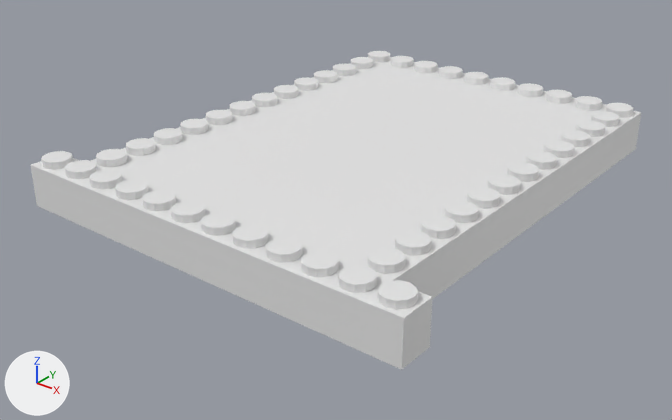
What one commit did to the FBX model Assets/05_Models/Props/Lego_12x14.fbx.
The view is the same before and after, from a 50 mm lens placed at (1.81, -15.78, 0.67), pointed at (-1.17, -12.07, -1.63). Arrows for +X, +Y and +Z are at lower left; the lights stay in place.

The scene before the commit, as lines of its bpy script (objects in view):
```python
me_cube_001 = bpy.data.meshes.new('Cube.001')
me_cube_001.from_pydata(...)  # 1136 vertices, 626 faces; spans x -1.2..1.2, y -1.59..1.21, z -0.14..0.14
# before: 0 (1.15, -1.57, -0.14), 1 (1.2, -1.59, 0.1) at pixel (403, 318), 2 (-1.15, -1.57, -0.14), 3 (-1.2, -1.59, 0.1) at pixel (30, 164), 4 (1.2, -1.59, -0.14) at pixel (401, 369)
# before: 5 (-1.2, -1.59, -0.14) at pixel (36, 205), 6 (1.15, -1.57, -0.1), 7 (-1.15, -1.57, -0.1), 920 (1.2, -1.39, -0.14) at pixel (429, 347), 921 (1.2, -1.39, 0.1) at pixel (432, 296)
# before: 922 (-1.2, -1.39, -0.14), 923 (-1.2, -1.39, 0.1), 924 (1.15, -1.42, -0.14), 925 (-1.15, -1.42, -0.14), 926 (1.15, -1.42, -0.1)
# before: 927 (-1.15, -1.42, -0.1), 1120 (0.95, -1.42, -0.14), 1122 (0.95, -1.42, -0.1), 1126 (-0.95, -1.42, -0.14), 1127 (-0.95, -1.42, -0.1)
# before: 1128 (1.0, -1.39, -0.14), 1131 (1.0, -1.39, 0.1) at pixel (391, 281), 1132 (-1.0, -1.39, 0.1), 1135 (-1.0, -1.39, -0.14)
ob_lego_12x14 = bpy.data.objects.new('Lego_12x14', me_cube_001)
ob_lego_12x14.location = (-1.092, -11.651, -1.359)
```
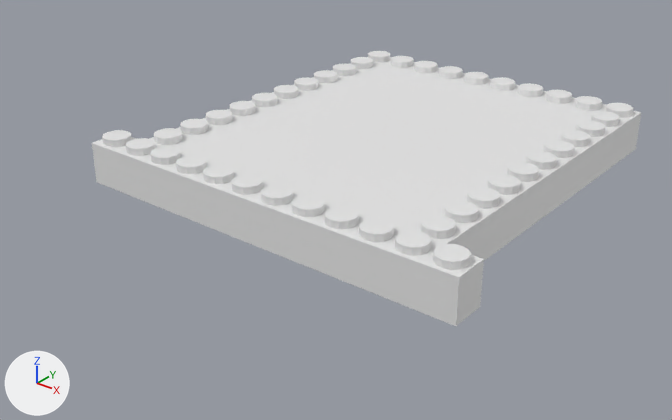
Edits to the bpy script that builds the scene:
```text
Change me_cube_001:
    where me_cube_001.from_pydata(...)  # 1136 vertices, 626 faces; spans x -1.2..1.2, y -1.59..1.21, z -0.14..0.14
    used by ob_lego_12x14; location = (-1.092, -11.651, -1.359)
    verts and faces of me_cube_001; kept vertices keep their numbers, new ones are numbered from 1136
    me_cube_001 part 1: the loose piece of 24 vertices spanning x -0.98..-0.82, y -1.37..-1.21, z 0.1..0.14 is moved by (-0.2, 0.2, 0.0)
    me_cube_001 part 2: the loose piece of 24 vertices spanning x 0.82..0.98, y -1.37..-1.21, z 0.1..0.14 is moved by (0.2, 0.2, 0.0)
    me_cube_001 part 3: the loose piece of 24 vertices spanning x 0.62..0.78, y -1.57..-1.41, z 0.1..0.14 is moved by (0.0, 0.4, 0.0)
    me_cube_001 part 4: the loose piece of 24 vertices spanning x 0.42..0.58, y -1.57..-1.41, z 0.1..0.14 is moved by (0.0, 0.4, 0.0)
    me_cube_001 part 5: the loose piece of 24 vertices spanning x 0.22..0.38, y -1.57..-1.41, z 0.1..0.14 is moved by (0.0, 0.4, 0.0)
    me_cube_001 part 6: the loose piece of 24 vertices spanning x 0.02..0.18, y -1.57..-1.41, z 0.1..0.14 is moved by (0.0, 0.4, 0.0)
    me_cube_001 part 7: the loose piece of 24 vertices spanning x -0.18..-0.02, y -1.57..-1.41, z 0.1..0.14 is moved by (0.0, 0.4, 0.0)
    me_cube_001 part 8: the loose piece of 24 vertices spanning x -0.38..-0.22, y -1.57..-1.41, z 0.1..0.14 is moved by (0.0, 0.4, 0.0)
    me_cube_001 part 9: the loose piece of 24 vertices spanning x -0.58..-0.42, y -1.57..-1.41, z 0.1..0.14 is moved by (0.0, 0.4, 0.0)
    me_cube_001 part 10: the loose piece of 24 vertices spanning x -0.78..-0.62, y -1.57..-1.41, z 0.1..0.14 is moved by (0.0, 0.4, 0.0)
    me_cube_001 part 11: the loose piece of 24 vertices spanning x -1.18..-1.02, y -1.57..-1.41, z 0.1..0.14 is deleted
    me_cube_001 part 12: the loose piece of 24 vertices spanning x 1.02..1.18, y -1.57..-1.41, z 0.1..0.14 is deleted
    me_cube_001 part 13: the loose piece of 24 vertices spanning x 0.82..0.98, y -1.57..-1.41, z 0.1..0.14 is deleted
    me_cube_001 part 14: the loose piece of 24 vertices spanning x -0.98..-0.82, y -1.57..-1.41, z 0.1..0.14 is deleted
    me_cube_001 part 15
    add for i in [*range(0, 8), *range(920, 928), 1120, 1122, 1126, 1127, 1128, 1131, 1132, 1135]: verts[i] += (0.0, 0.4, 0.0)
```

Pixel boxes [x1, y1, x2, y2] of what changed, in the pictures (672 x 420 px; the box of a moved part takes in the faces that stretch with it):
'Lego_12x14', reshaped (10% narrower, 14% shorter): before [31, 51, 641, 370]; after [92, 51, 641, 326]
part 1 of me_cube_001, moved or reshaped: before [96, 149, 127, 167]; after [102, 130, 132, 147]
part 2 of me_cube_001, moved or reshaped: before [368, 247, 405, 274]; after [433, 244, 471, 270]
part 3 of me_cube_001, moved or reshaped: before [301, 251, 339, 277]; after [359, 218, 394, 242]
part 4 of me_cube_001, moved or reshaped: before [266, 237, 302, 263]; after [324, 207, 359, 229]
part 5 of me_cube_001, moved or reshaped: before [233, 225, 268, 249]; after [292, 195, 325, 217]
part 6 of me_cube_001, moved or reshaped: before [201, 212, 236, 236]; after [261, 185, 293, 206]
part 7 of me_cube_001, moved or reshaped: before [171, 201, 205, 223]; after [231, 174, 263, 195]
part 8 of me_cube_001, moved or reshaped: before [142, 190, 176, 211]; after [203, 165, 234, 184]
part 9 of me_cube_001, moved or reshaped: before [115, 180, 149, 200]; after [176, 156, 207, 174]
part 10 of me_cube_001, moved or reshaped: before [89, 170, 122, 190]; after [150, 147, 181, 165]
part 11 of me_cube_001, deleted: before [41, 151, 73, 170]
part 12 of me_cube_001, deleted: before [378, 280, 418, 310]
part 13 of me_cube_001, deleted: before [338, 265, 377, 293]
part 14 of me_cube_001, deleted: before [65, 160, 97, 179]
part 15 of me_cube_001, moved or reshaped: before [31, 144, 486, 370]; after [92, 137, 486, 326]
